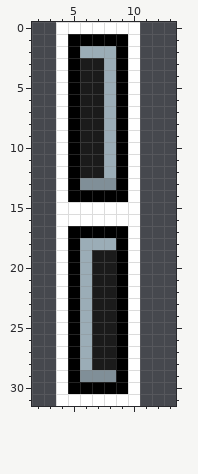
A pixel-art file gets an edit: assets/conveyor_holes.aseprite. The picture above was drawn from the file before the commit.
32x32 pixels, 1 frame. Shown: x 2..13, y 0..31.
The result:
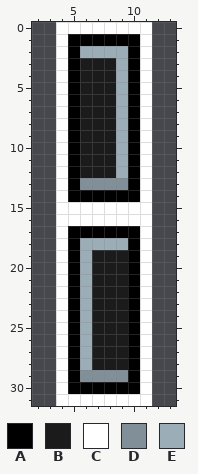
Palette (. is transparent): A #000000  B #1b1b1b  C #ffffff  D #808f98  E #9badb7
The commit says: fix: even distance conveyor holes
The exact change:
Changed rows in their new state; - is an unchanged pixel.
first column x 8:
 0 ---C
 1 --AC
 2 -EAC
 3 BEAC
 4 BEAC
 5 BEAC
 6 BEAC
 7 BEAC
 8 BEAC
 9 BEAC
10 BEAC
11 BEAC
12 BEAC
13 -DAC
14 --AC
15 ---C
16 ---C
17 --AC
18 -EAC
19 -BAC
20 -BAC
21 -BAC
22 -BAC
23 -BAC
24 -BAC
25 -BAC
26 -BAC
27 -BAC
28 -BAC
29 -DAC
30 --AC
31 ---C
Boxes around the changes in both pictures, in picture pixels (x1, y1, x2, y2):
changed: (104, 22, 152, 406)
